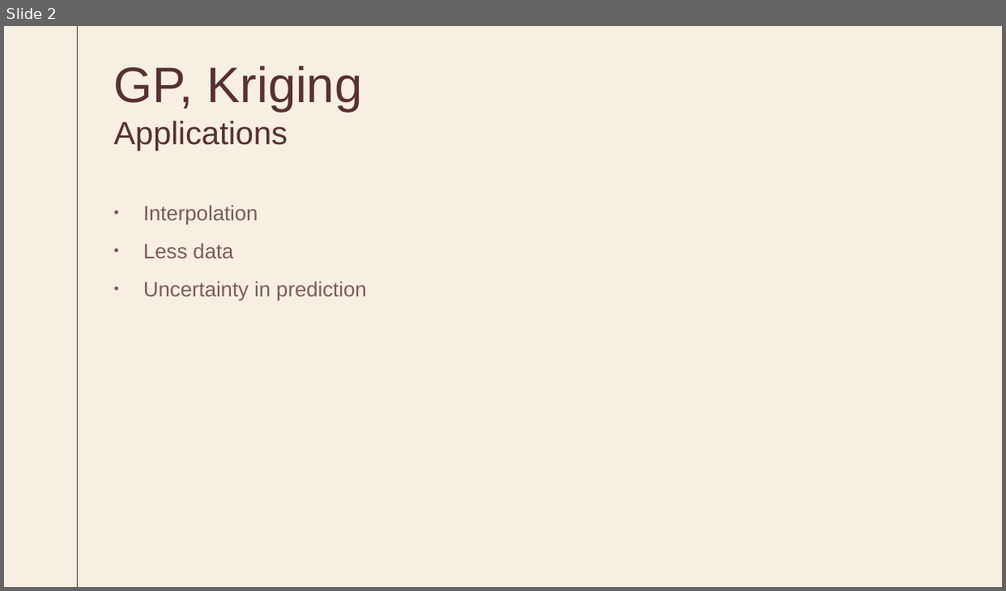
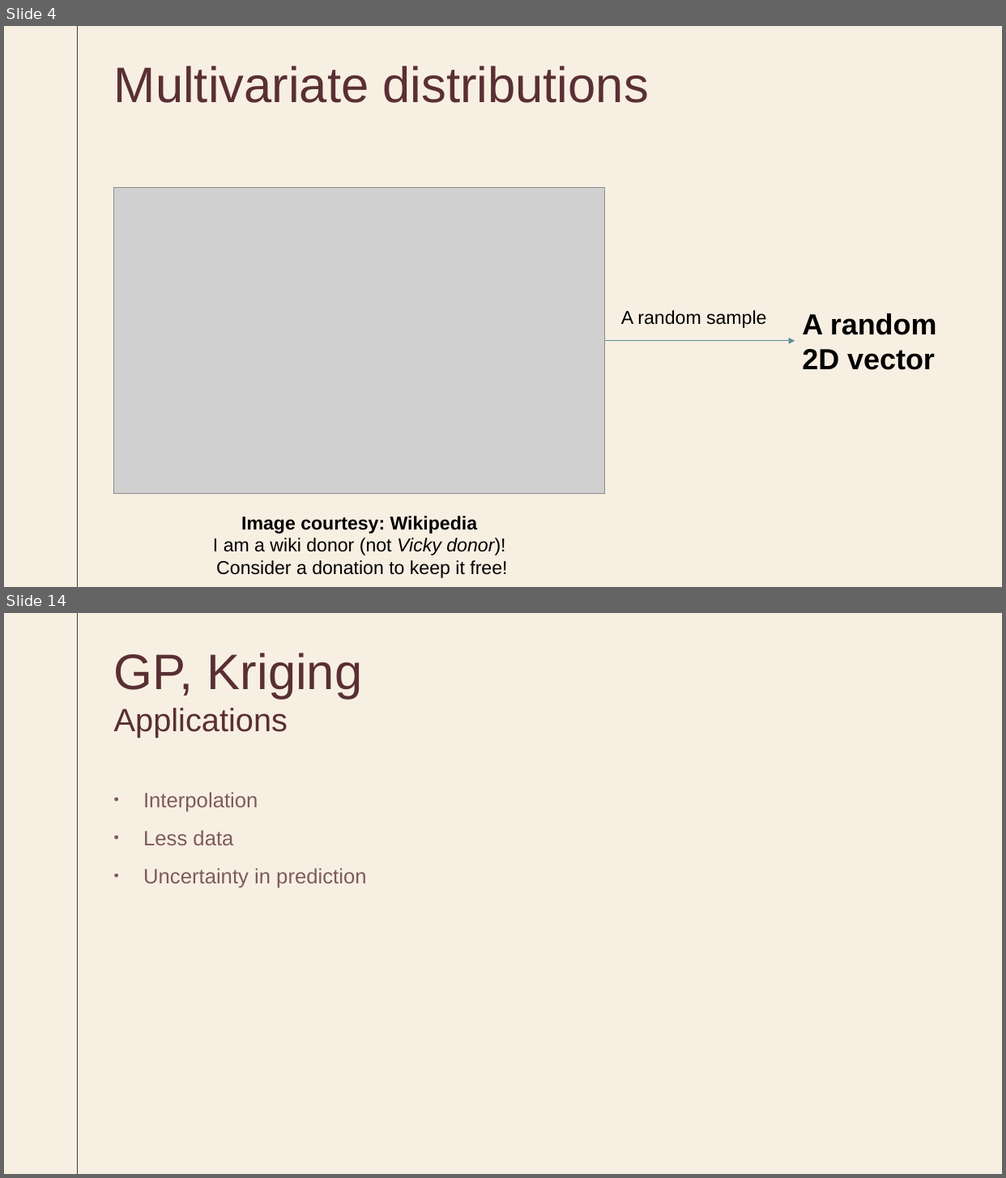
Before and after one commit to SarnathK/gp_tutorial, a slide deck: GP.pptx. Shown one above the other, each under a label of ours: slide 2 before the commit, slides 4 and 14 after it; the slides between them are not shown. The pictures are 1006x591 and 1006x1178 pixels, drawn with LibreOffice and Linux fonts; fonts in the diff are those of the drawing; grey boxes stand for pictures. Boxes give left, top, right and bottom in pixels: in the first picture for what was removed or moved away, otherwise in the second. Text is boxed around its words. In the diff, an @@ line names an element or a change of style, - is before the commit and + after.

```diff
--- a/GP.pptx
+++ b/GP.pptx
@@ slide 4 added at (4, 26, 1002, 587), background #F8EFE3; not listed: 1 template element that a slide beside it also shows @@
@@ title added at (114, 66, 648, 103), 48 pt, text #592F34 @@
+Multivariate distributions
@@ picture added at (114, 188, 605, 494) @@
@@ text added at (621, 310, 766, 328), 18 pt, text #000000 @@
+A random sample
@@ text added at (802, 314, 937, 370), 28 pt, text #000000, bold @@
+A random 2D vector
@@ arrow added from (605, 341) to (795, 341), #5B8E96 0.5 pt @@
@@ text added at (213, 516, 507, 578), 18 pt, text #000000 @@
+Image courtesy: Wikipedia
+I am a wiki donor (not Vicky donor)!
+Consider a donation to keep it free!
@@ what was slide 2 is now slide 14 @@
```
Also in this commit, not shown: 3 slides changed, 10 other slides added, 4 slides removed, 1 other file.
